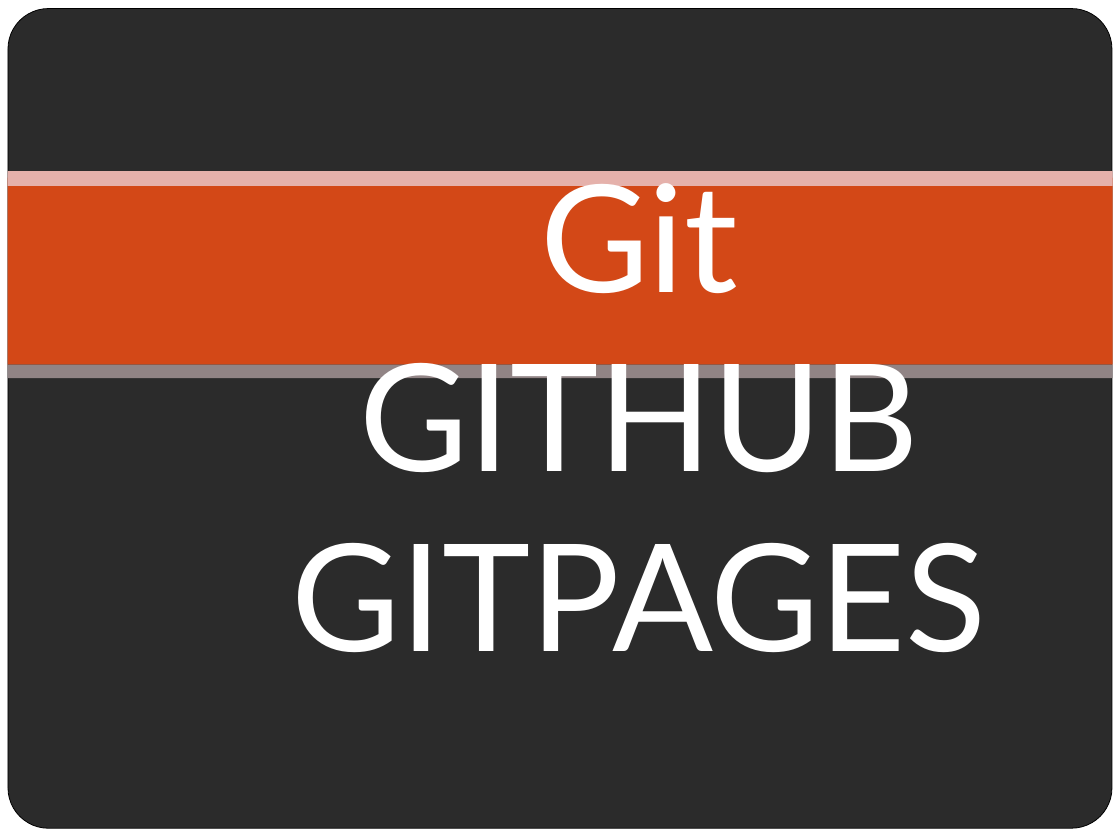
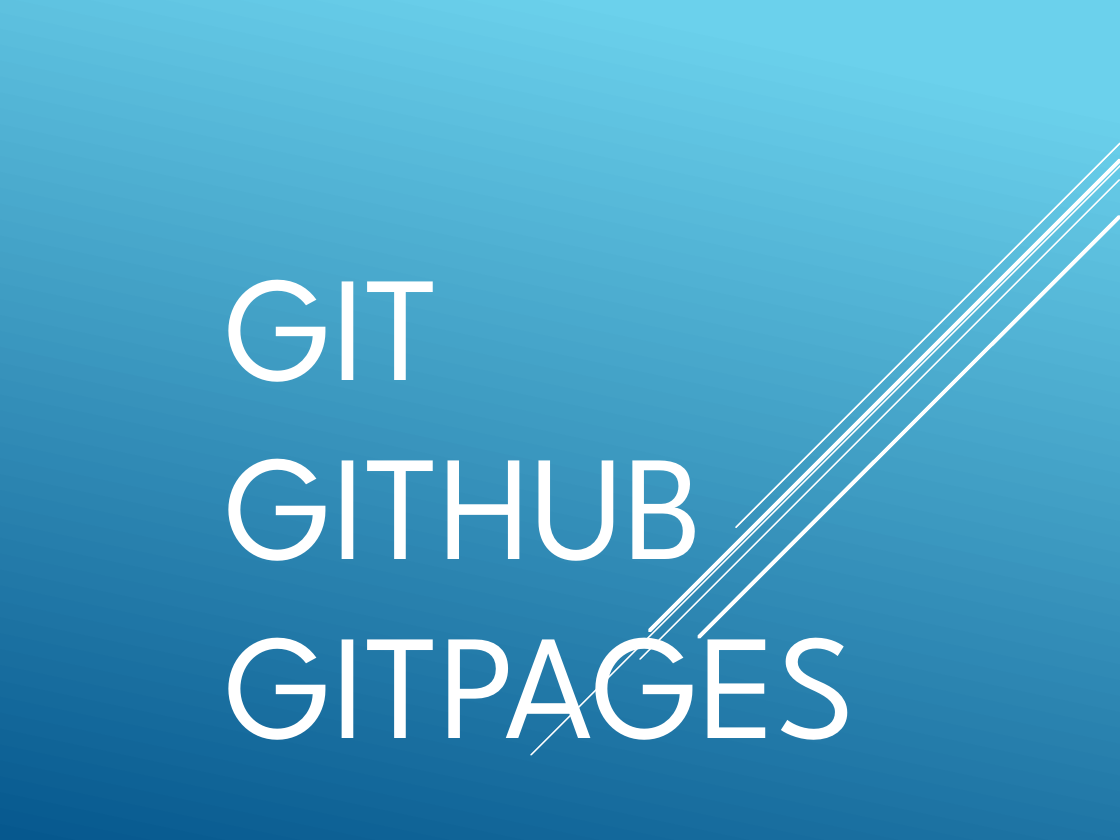
Before and after one commit to billdan02/schoolWork, a slide deck: slide 1 of powerpoint/GitGithubGitpages.pptx. Drawn at 1120x840 pixels with LibreOffice and Linux fonts; fonts in the diff are those of the drawing; background and template pictures are left out; a plain dark background stands for a picture behind light text. Boxes give left, top, right and bottom in pixels: in the first picture for what was removed or moved away, otherwise in the second. Text is boxed around its words. In the diff, an @@ line names an element or a change of style, - is before the commit and + after.

Commit message:
github pages

```diff
--- a/powerpoint/GitGithubGitpages.pptx
+++ b/powerpoint/GitGithubGitpages.pptx
@@ background picture (left out) to gradient #6ED2EB to #06588E @@
@@ rectangle removed at box(0, 0, 1120, 840) @@
@@ rounded rectangle removed at box(8, 9, 1112, 829) @@
@@ title "GIT GITHUB GITPAGES" at box(226, 279, 856, 756): vertical alignment middle to bottom @@
@@ rectangle removed at box(8, 177, 1113, 364) @@
@@ rectangle removed at box(8, 171, 1113, 186) @@
@@ group added at box(531, 143, 1120, 755): 5 lines @@
@@ title at box(226, 279, 856, 756): text changed; font Lato to League Spartan @@
-Git
-GITHUB
-GITPAGES
+GIT
+GITHUB
+GITPAGES
@@ rectangle removed at box(8, 365, 1113, 379) @@
```
Also in this commit, not shown: 13 other slides changed, 1 other file.
